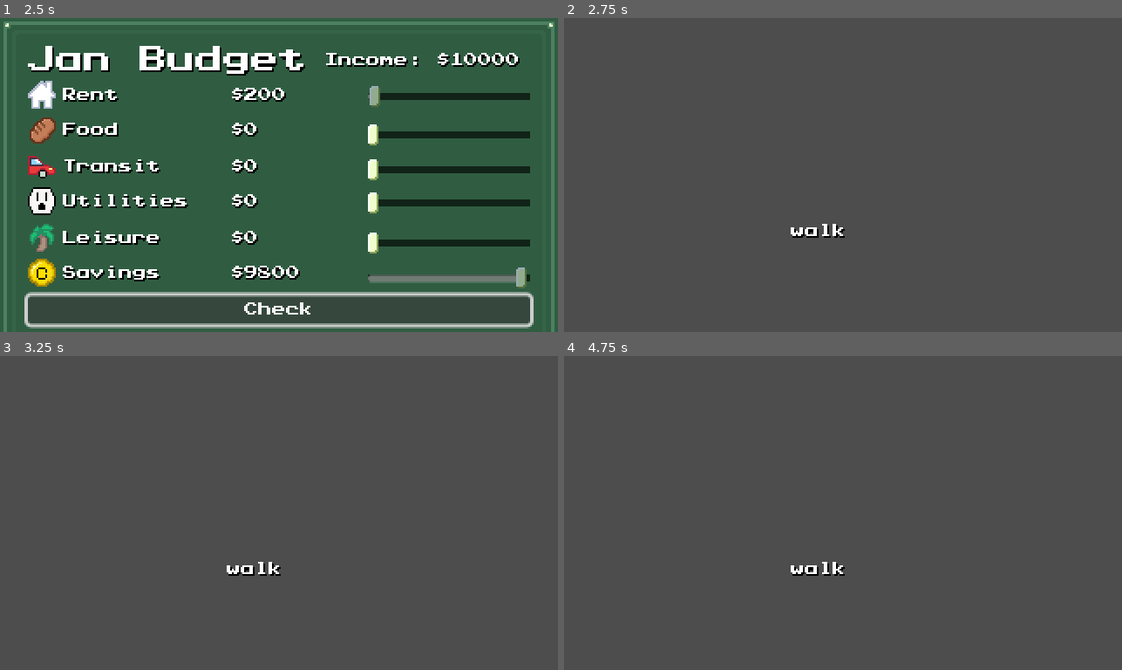
Above: before the commit, frames 1-4 (two rows, left to right).
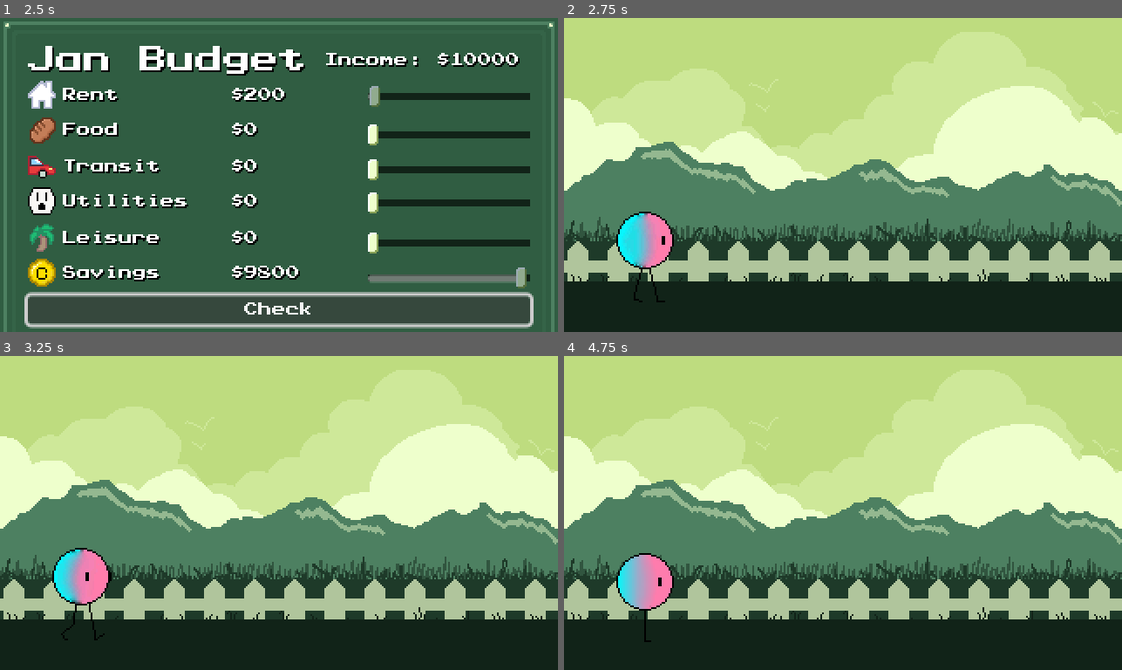
Above: after the commit, the same moments.

Repository: axu-1/Technica-2023-Godot-Project
Game: Godot game, scene res://main.tscn
Two runs of this game, one before a commit and one after it. Both use one fixed random seed, a clock stepped at 60 frames per second and the inputs below.
Inputs:
- Up to frame 1 (2.5 s): click "Start" at 0.5 s; click "Easy: Trust Fund Baby" at 1.25 s; click "Check" at 2 s
- Up to frame 2 (2.75 s): no input
- Up to frame 3 (3.25 s): no input
- Up to frame 4 (4.75 s): click "Option 1" at 4.25 s

Frame 1 is identical in both runs. In frame 2, 100% of the frame differs, in the area x 0-100%, y 0-100%; in frame 3, 100%; in frame 4, 100%.

Commit message:
Added animations

Diff:
--- a/Events/event_option.tscn
+++ b/Events/event_option.tscn
@@ -16,16 +16,19 @@
 utilities = ExtResource("6_qoki8")
 
 [node name="Title" type="Label" parent="."]
-offset_left = 127.0
-offset_top = 17.0
-offset_right = 167.0
-offset_bottom = 29.0
+offset_left = 144.0
+offset_top = 16.0
+offset_right = 184.0
+offset_bottom = 28.0
+horizontal_alignment = 1
+vertical_alignment = 1
 
 [node name="Description" type="Label" parent="."]
 offset_left = 64.0
-offset_top = 66.0
+offset_top = 48.0
 offset_right = 269.0
 offset_bottom = 96.0
+horizontal_alignment = 1
 autowrap_mode = 3
 
 [node name="Option1" type="Button" parent="."]
--- a/Menus/pop_up.tscn
+++ b/Menus/pop_up.tscn
@@ -5,20 +5,30 @@
 [node name="pop_up" type="CanvasLayer"]
 script = ExtResource("1_3na8l")
 
-[node name="Label" type="Label" parent="."]
-offset_left = 16.0
-offset_top = 48.0
-offset_right = 248.0
-offset_bottom = 70.0
+[node name="PanelContainer" type="PanelContainer" parent="."]
+anchors_preset = 8
+anchor_left = 0.5
+anchor_top = 0.5
+anchor_right = 0.5
+anchor_bottom = 0.5
+offset_left = -132.0
+offset_top = -27.0
+offset_right = 132.0
+offset_bottom = 27.0
+grow_horizontal = 2
+grow_vertical = 2
+
+[node name="VBoxContainer" type="VBoxContainer" parent="PanelContainer"]
+layout_mode = 2
+
+[node name="Label" type="Label" parent="PanelContainer/VBoxContainer"]
+layout_mode = 2
 text = "Invalid budget
 (savings must be at least $0)"
 horizontal_alignment = 1
 
-[node name="Button" type="Button" parent="."]
-offset_left = 88.0
-offset_top = 104.0
-offset_right = 168.0
-offset_bottom = 124.0
+[node name="Button" type="Button" parent="PanelContainer/VBoxContainer"]
+layout_mode = 2
 text = "OK"
 
-[connection signal="pressed" from="Button" to="." method="_on_button_pressed"]
+[connection signal="pressed" from="PanelContainer/VBoxContainer/Button" to="." method="_on_button_pressed"]
--- a/WalkingMenu/walking.gd
+++ b/WalkingMenu/walking.gd
@@ -1,4 +1,4 @@
-extends Node2D
+extends CanvasLayer
 
 @export var event_displayer : PackedScene
 @export var event_option : PackedScene
--- a/WalkingMenu/walking.tscn
+++ b/WalkingMenu/walking.tscn
@@ -1,12 +1,81 @@
-[gd_scene load_steps=6 format=3 uid="uid://d3aho76al3rat"]
+[gd_scene load_steps=23 format=3 uid="uid://d3aho76al3rat"]
 
 [ext_resource type="Script" path="res://WalkingMenu/walking.gd" id="1_wfwps"]
 [ext_resource type="PackedScene" uid="uid://c5tmg7pv47da6" path="res://Events/event_displayer.tscn" id="2_lygco"]
 [ext_resource type="PackedScene" uid="uid://dw2amx6egqxes" path="res://Events/event_option.tscn" id="3_ulii0"]
 [ext_resource type="PackedScene" uid="uid://dpufl0l80m4io" path="res://BudgetMenu/budget_menu.tscn" id="4_n1bqf"]
 [ext_resource type="PackedScene" uid="uid://csfj2cre1jsir" path="res://Menus/game_over.tscn" id="5_8bt44"]
+[ext_resource type="Texture2D" uid="uid://cqfpm5r01kjh5" path="res://WalkingMenu/parallax.png" id="6_enqa0"]
+[ext_resource type="Texture2D" uid="uid://b0f72a0jt4scu" path="res://WalkingMenu/Walker/frame_00_delay-0.09s.png" id="7_3v10v"]
+[ext_resource type="Texture2D" uid="uid://xnl05bowyhwm" path="res://WalkingMenu/Walker/frame_01_delay-0.09s.png" id="8_velrx"]
+[ext_resource type="Texture2D" uid="uid://ctbk7326skpi3" path="res://WalkingMenu/Walker/frame_02_delay-0.09s.png" id="9_6yikn"]
+[ext_resource type="Texture2D" uid="uid://dfvc8tytbc8v8" path="res://WalkingMenu/Walker/frame_03_delay-0.09s.png" id="10_d0e7l"]
+[ext_resource type="Texture2D" uid="uid://c0mgbxseagwjp" path="res://WalkingMenu/Walker/frame_04_delay-0.09s.png" id="11_akpl3"]
+[ext_resource type="Texture2D" uid="uid://bwf7lagl27dgi" path="res://WalkingMenu/Walker/frame_05_delay-0.09s.png" id="12_g7a15"]
+[ext_resource type="Texture2D" uid="uid://buq5d6rx2qdey" path="res://WalkingMenu/Walker/frame_06_delay-0.09s.png" id="13_ho5fs"]
+[ext_resource type="Texture2D" uid="uid://kttqcqqv75uh" path="res://WalkingMenu/Walker/frame_07_delay-0.09s.png" id="14_hocea"]
+[ext_resource type="Texture2D" uid="uid://cf3jrolf8scpw" path="res://WalkingMenu/Walker/frame_08_delay-0.09s.png" id="15_27wvr"]
+[ext_resource type="Texture2D" uid="uid://dg8je5qxtfcd6" path="res://WalkingMenu/Walker/frame_09_delay-0.09s.png" id="16_0mr1c"]
+[ext_resource type="Texture2D" uid="uid://gbe4cusle88s" path="res://WalkingMenu/Walker/frame_10_delay-0.09s.png" id="17_xdwg8"]
+[ext_resource type="Texture2D" uid="uid://h5bf5dbug2uu" path="res://WalkingMenu/Walker/frame_11_delay-0.09s.png" id="18_4glgc"]
+[ext_resource type="Texture2D" uid="uid://b4o4qd1fargkh" path="res://WalkingMenu/Walker/frame_12_delay-0.09s.png" id="19_1w7qb"]
+[ext_resource type="Texture2D" uid="uid://bhfako7l7ihno" path="res://WalkingMenu/Walker/frame_13_delay-0.09s.png" id="20_4wnet"]
+[ext_resource type="Texture2D" uid="uid://xxthrr4b7g5r" path="res://WalkingMenu/Walker/frame_14_delay-0.09s.png" id="21_n6e2j"]
 
-[node name="walking" type="Node2D"]
+[sub_resource type="SpriteFrames" id="SpriteFrames_vmo0g"]
+animations = [{
+"frames": [{
+"duration": 1.0,
+"texture": ExtResource("7_3v10v")
+}, {
+"duration": 1.0,
+"texture": ExtResource("8_velrx")
+}, {
+"duration": 1.0,
+"texture": ExtResource("9_6yikn")
+}, {
+"duration": 1.0,
+"texture": ExtResource("10_d0e7l")
+}, {
+"duration": 1.0,
+"texture": ExtResource("11_akpl3")
+}, {
+"duration": 1.0,
+"texture": ExtResource("12_g7a15")
+}, {
+"duration": 1.0,
+"texture": ExtResource("13_ho5fs")
+}, {
+"duration": 1.0,
+"texture": ExtResource("14_hocea")
+}, {
+"duration": 1.0,
+"texture": ExtResource("15_27wvr")
+}, {
+"duration": 1.0,
+"texture": ExtResource("16_0mr1c")
+}, {
+"duration": 1.0,
+"texture": ExtResource("17_xdwg8")
+}, {
+"duration": 1.0,
+"texture": ExtResource("18_4glgc")
+}, {
+"duration": 1.0,
+"texture": ExtResource("19_1w7qb")
+}, {
+"duration": 1.0,
+"texture": ExtResource("20_4wnet")
+}, {
+"duration": 1.0,
+"texture": ExtResource("21_n6e2j")
+}],
+"loop": true,
+"name": &"default",
+"speed": 12.0
+}]
+
+[node name="walking" type="CanvasLayer"]
 script = ExtResource("1_wfwps")
 event_displayer = ExtResource("2_lygco")
 event_option = ExtResource("3_ulii0")
@@ -16,11 +85,19 @@
 [node name="Timer" type="Timer" parent="."]
 one_shot = true
 
-[node name="Label" type="Label" parent="."]
-offset_left = 130.0
-offset_top = 118.0
-offset_right = 170.0
-offset_bottom = 126.0
-text = "walk"
+[node name="TextureRect" type="TextureRect" parent="."]
+anchors_preset = 15
+anchor_right = 1.0
+anchor_bottom = 1.0
+grow_horizontal = 2
+grow_vertical = 2
+texture = ExtResource("6_enqa0")
+
+[node name="AnimatedSprite2D" type="AnimatedSprite2D" parent="."]
+position = Vector2(46, 137)
+sprite_frames = SubResource("SpriteFrames_vmo0g")
+autoplay = "default"
+frame = 11
+frame_progress = 0.170026
 
 [connection signal="timeout" from="Timer" to="." method="_on_timer_timeout"]
Not shown: 2 places in BudgetMenu/budget_menu.tscn that only renumber resources
Binary file added: WalkingMenu/Walker/frame_00_delay-0.09s.png
Not shown, added: WalkingMenu/Walker/frame_00_delay-0.09s.png.import
Binary file added: WalkingMenu/Walker/frame_01_delay-0.09s.png
Not shown, added: WalkingMenu/Walker/frame_01_delay-0.09s.png.import
Binary file added: WalkingMenu/Walker/frame_02_delay-0.09s.png
Not shown, added: WalkingMenu/Walker/frame_02_delay-0.09s.png.import
Binary file added: WalkingMenu/Walker/frame_03_delay-0.09s.png
Not shown, added: WalkingMenu/Walker/frame_03_delay-0.09s.png.import
Binary file added: WalkingMenu/Walker/frame_04_delay-0.09s.png
Not shown, added: WalkingMenu/Walker/frame_04_delay-0.09s.png.import
Binary file added: WalkingMenu/Walker/frame_05_delay-0.09s.png
(and 21 more such lines)
